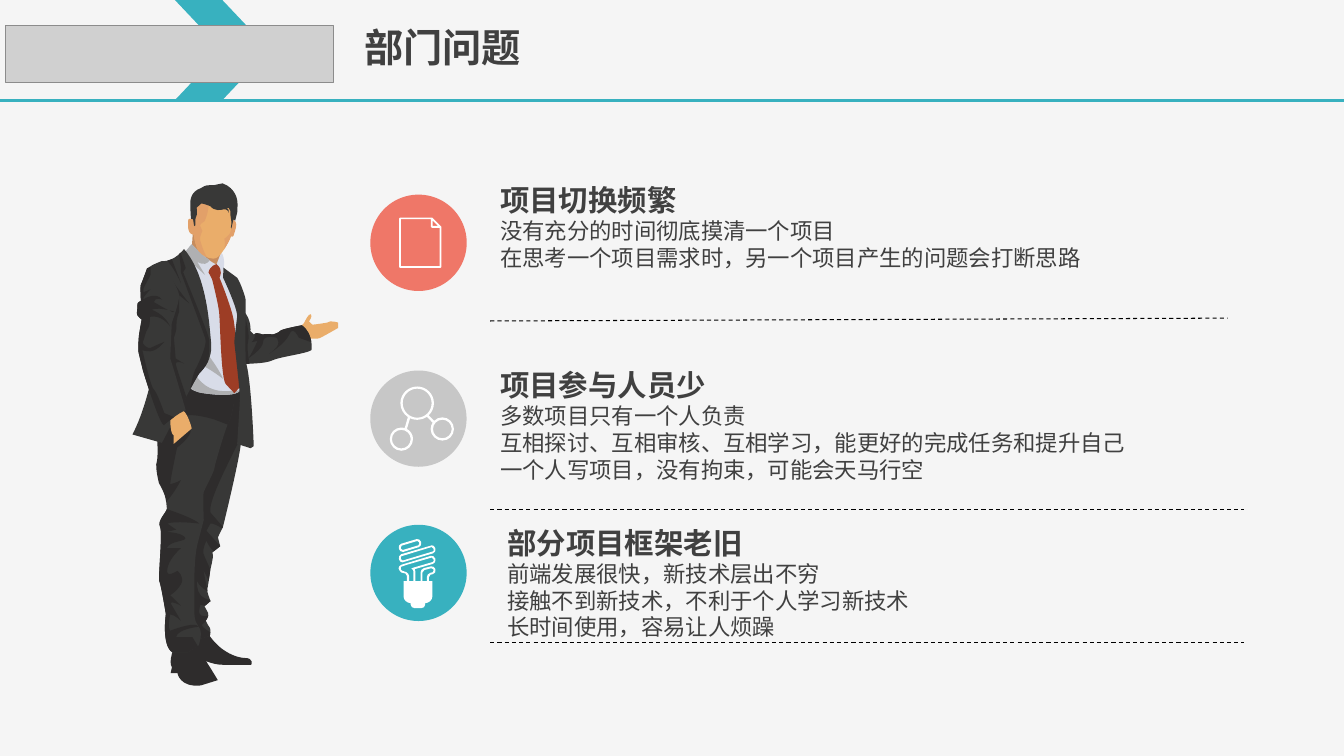
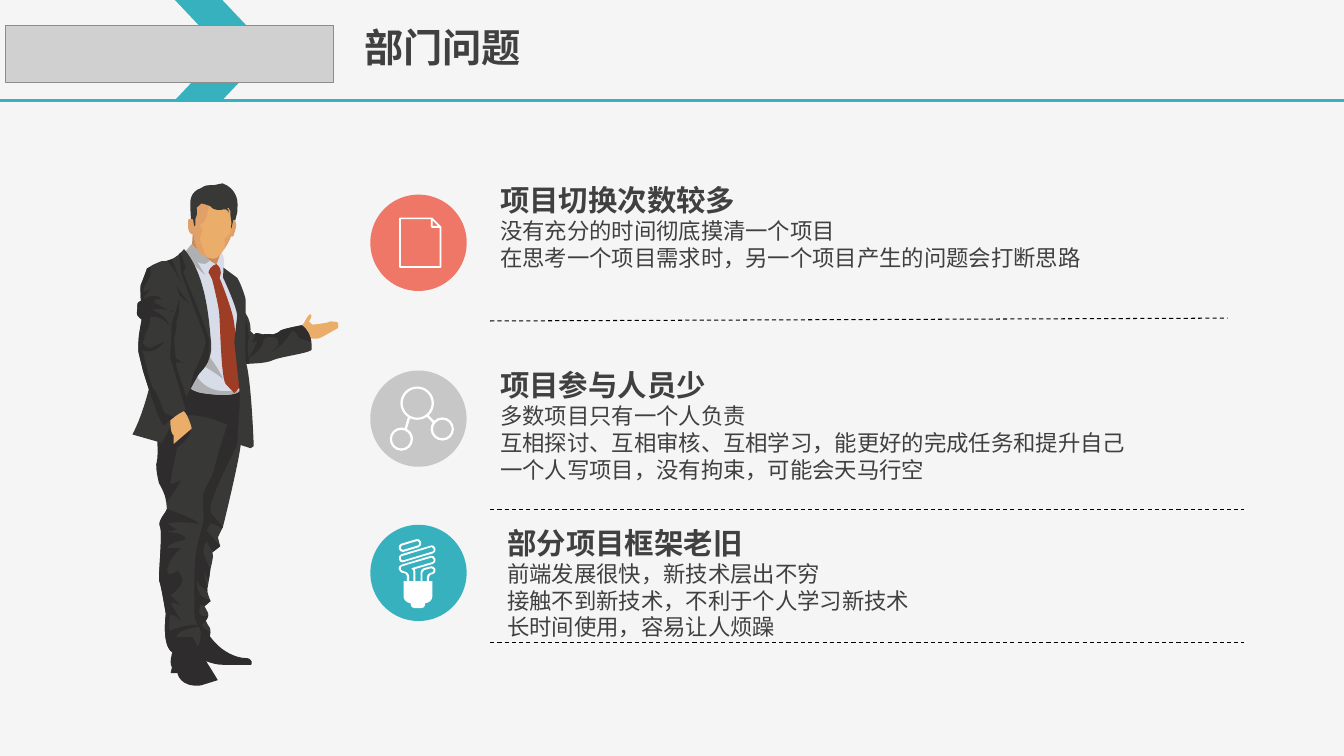
Before and after one commit to LiuQ-Q/document, a slide deck: slide 4 of 智能平台实验室+姓名+述职.pptx. Drawn at 1344x756 pixels with LibreOffice and Linux fonts; fonts in the diff are those of the drawing; grey boxes stand for pictures. Boxes give left, top, right and bottom in pixels: in the first picture for what was removed or moved away, otherwise in the second. Text is boxed around its words. In the diff, an @@ line names an element or a change of style, - is before the commit and + after.

```diff
--- a/智能平台实验室+姓名+述职.pptx
+++ b/智能平台实验室+姓名+述职.pptx
@@ text at bbox=[500, 186, 735, 214]: text changed @@
-项目切换频繁
+项目切换次数较多
```
Also in this commit, not shown: 1 other slide changed.
